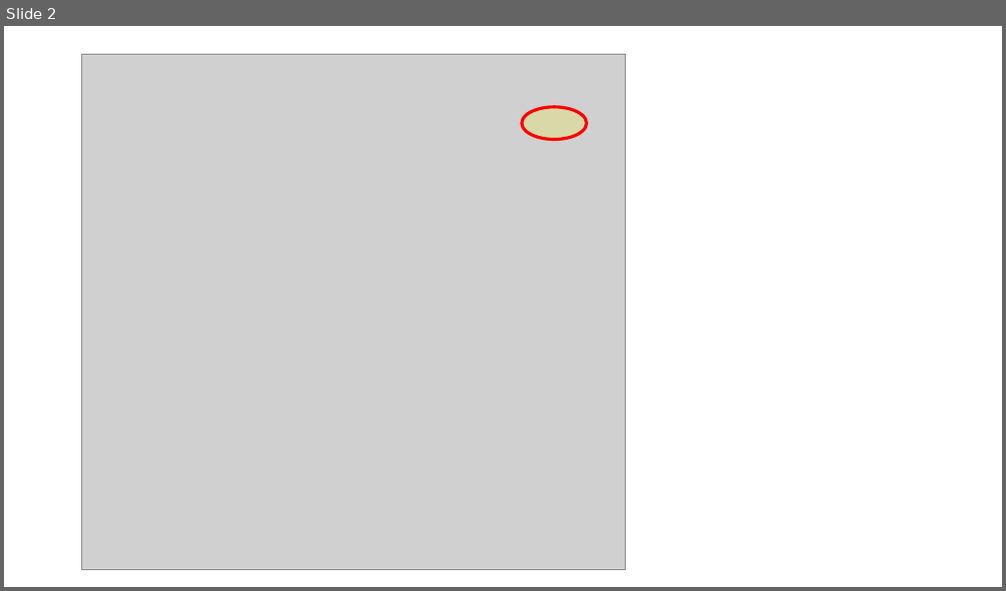
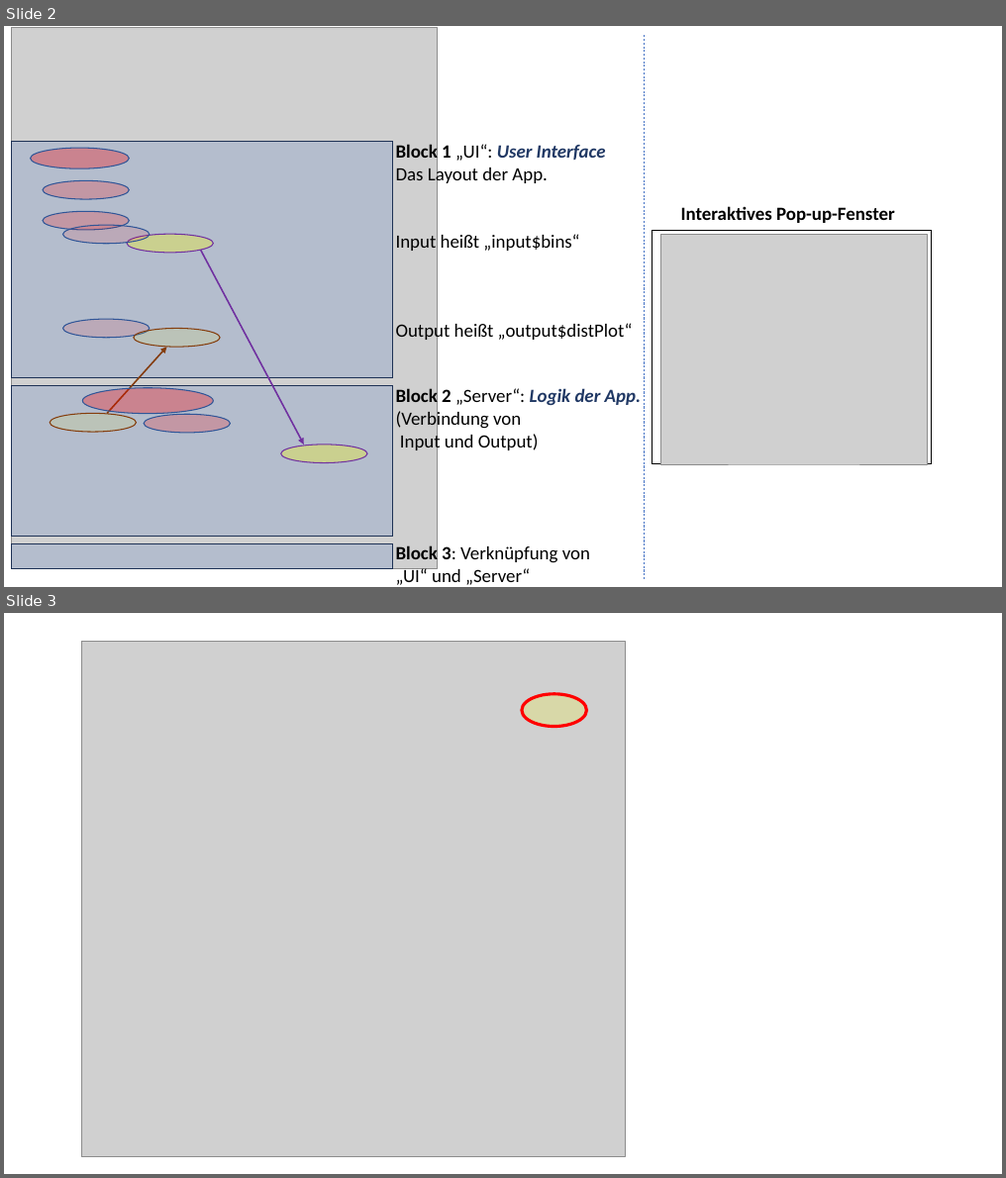
Before and after one commit to CorrelAid/lernplattform, a slide deck: abbildungen/11_interaktive-visualisierungen/Figures R-Shiny-Apps_2024-03-10.pptx. Shown one above the other, each under a label of ours: slide 2 before the commit, slides 2 and 3 after it. The pictures are 1006x591 and 1006x1178 pixels, drawn with LibreOffice and Linux fonts; fonts in the diff are those of the drawing; grey boxes stand for pictures. Boxes give left, top, right and bottom in pixels: in the first picture for what was removed or moved away, otherwise in the second. Text is boxed around its words. In the diff, an @@ line names an element or a change of style, - is before the commit and + after.

```diff
--- a/abbildungen/11_interaktive-visualisierungen/Figures R-Shiny-Apps_2024-03-10.pptx
+++ b/abbildungen/11_interaktive-visualisierungen/Figures R-Shiny-Apps_2024-03-10.pptx
@@ slide 2 added at [4,26,1002,587], background #FFFFFF @@
@@ picture added at [11,28,437,570] @@
@@ line added from (645, 35) to (645, 580), #4472C4 0.5 pt dashed @@
@@ rectangle added at [11,141,392,377], fill #4472C4 at 20% opacity, outline #1E3256 1 pt @@
@@ text added at [396,142,633,343], 18 pt, text #000000 @@
+Block 1 „UI“: User Interface
+Das Layout der App.
+Input heißt „input$bins“
+Output heißt „output$distPlot“
@@ ellipse added at [30,148,129,169], fill #FF0000 at 30% opacity, outline #2F5597 1 pt @@
@@ ellipse added at [43,181,129,199], fill #FF0000 at 20% opacity, outline #2F5597 1 pt @@
@@ ellipse added at [43,212,129,230], fill #FF0000 at 20% opacity, outline #2F5597 1 pt @@
@@ ellipse added at [63,225,150,244], fill #FF0000 at 10% opacity, outline #2F5597 1 pt @@
@@ rectangle added at [652,230,931,465], outline #000000 1 pt @@
@@ text added at [681,206,895,223], 18 pt, text #000000, bold @@
+Interaktives Pop-up-Fenster
@@ ellipse added at [127,234,213,253], fill #FFFF00 at 30% opacity, outline #7030A0 1 pt @@
@@ arrow added from (201, 250) to (304, 445), #7030A0 1.5 pt @@
@@ picture added at [661,234,927,465] @@
@@ ellipse added at [63,319,150,338], fill #FF0000 at 10% opacity, outline #2F5597 1 pt @@
@@ arrow added from (107, 414) to (167, 347), #843C0B 1.5 pt @@
@@ ellipse added at [134,329,220,347], fill #FFFF00 at 10% opacity, outline #843C0B 1 pt @@
@@ rectangle added at [11,386,392,537], fill #4472C4 at 20% opacity, outline #1E3256 1 pt @@
@@ ellipse added at [82,388,214,414], fill #FF0000 at 30% opacity, outline #2F5597 1 pt @@
@@ text added at [396,387,641,453], 18 pt, text #000000 @@
+Block 2 „Server“: Logik der App. (Verbindung von
+Input und Output)
@@ ellipse added at [50,414,136,433], fill #FFFF00 at 10% opacity, outline #843C0B 1 pt @@
@@ ellipse added at [144,414,230,433], fill #FF0000 at 20% opacity, outline #2F5597 1 pt @@
@@ ellipse added at [281,445,367,464], fill #FFFF00 at 30% opacity, outline #7030A0 1 pt @@
@@ rectangle added at [11,544,392,570], fill #4472C4 at 20% opacity, outline #1E3256 1 pt @@
@@ text added at [396,545,590,585], 18 pt, text #000000 @@
+Block 3: Verknüpfung von „UI“ und „Server“
@@ what was slide 2 is now slide 3 @@
```
Also in this commit, not shown: 1 slide changed, 2 other files.
